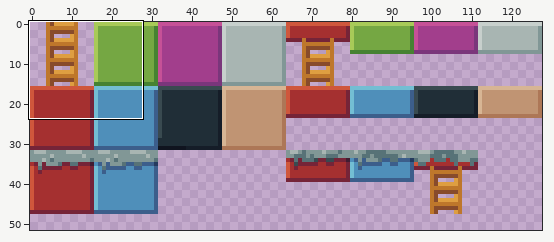
Pixel-art file -- HoarderJones/Assets/Tilemap.ase. Above, an overview of the earlier version with the close-up marked.
Close-up. Old version:
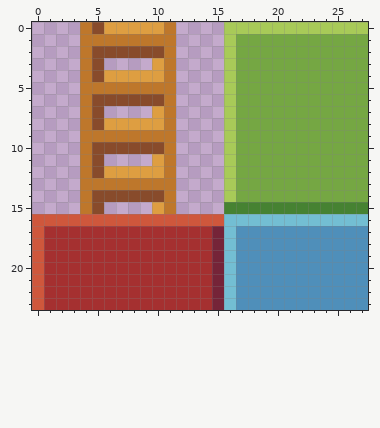
128x96 pixels, 1 frame. Shown: x 0..27, y 0..23. The wide view leaves out empty margins.
And afterwards:
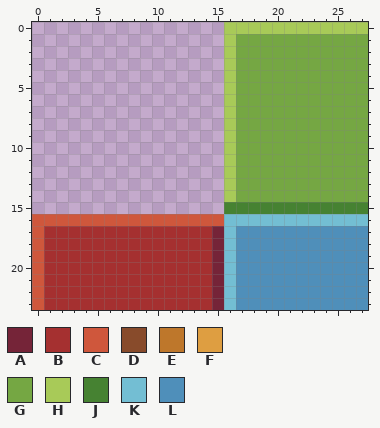
Palette (. is transparent): A #752438  B #a53030  C #cf573c  D #884b2b  E #be772b  F #de9e41  G #75a743  H #a8ca58  J #468232  K #73bed3  L #4f8fba
Change:
Changed rows in their new state; - is an unchanged pixel.
first column x 4:
 0 ........
 1 ........
 2 ........
 3 ..----..
 4 ........
 5 ........
 6 ........
 7 ..----..
 8 ........
 9 ........
10 ........
11 ..----..
12 ........
13 ........
14 ........
15 ..----..
